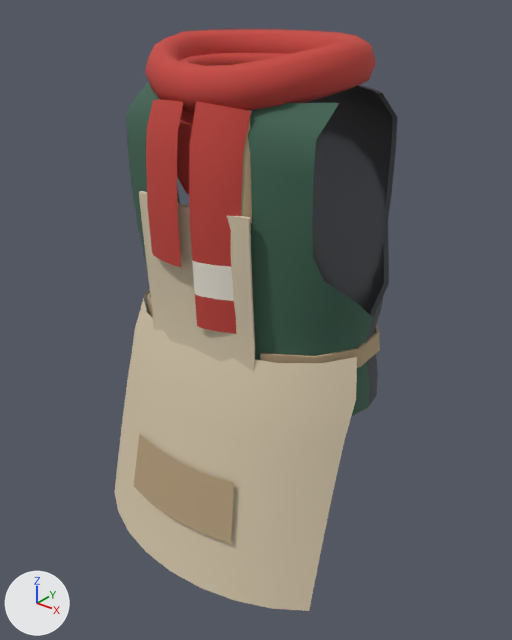
The glTF model games/la-petite-ligne-2/assets/commun/personnages/accessory.glb: old version first, new version second.
Both versions are drawn from a 50 mm lens placed at (0.642, -0.808, 1.464), pointed at (0.016, -0.027, 0.979). The lights are fixed; the arrows at lower left show +X, +Y and +Z. The picture after the commit comes second. Vertices at exactly the same position are counted once.

Script lines for the objects in view, before the commit:
```python
me_accessory_apron = bpy.data.meshes.new('accessory-apron')
me_accessory_apron.from_pydata(...)  # 433 vertices, 744 faces; spans x -0.22..0.22, y -0.227..0.167, z 0.6..1.356
me_accessory_apron.materials.append(mat_figurine)
me_accessory_neckerchief = bpy.data.meshes.new('accessory-neckerchief')
me_accessory_neckerchief.from_pydata(...)  # 224 vertices, 416 faces; spans x -0.119..0.119, y -0.136..0.11, z 1.2..1.36
me_accessory_neckerchief.materials.append(mat_figurine)
me_accessory_scarf = bpy.data.meshes.new('accessory-scarf')
me_accessory_scarf.from_pydata(...)  # 244 vertices, 480 faces; spans x -0.162..0.162, y -0.177..0.15, z 1.019..1.391
me_accessory_scarf.materials.append(mat_figurine)
me_accessory_vest = bpy.data.meshes.new('accessory-vest')
me_accessory_vest.from_pydata(...)  # 556 vertices, 964 faces; spans x -0.21..0.21, y -0.149..0.154, z 0.838..1.325
me_accessory_vest.materials.append(mat_figurine)
ob_accessory_apron = bpy.data.objects.new('accessory-apron', me_accessory_apron)
ob_accessory_apron.location = (0.0, 0.0, 0.0)
ob_accessory_neckerchief = bpy.data.objects.new('accessory-neckerchief', me_accessory_neckerchief)
ob_accessory_neckerchief.location = (0.0, 0.0, 0.0)
ob_accessory_scarf = bpy.data.objects.new('accessory-scarf', me_accessory_scarf)
ob_accessory_scarf.location = (0.0, 0.0, 0.0)
ob_accessory_vest = bpy.data.objects.new('accessory-vest', me_accessory_vest)
ob_accessory_vest.location = (0.0, 0.0, 0.0)
```
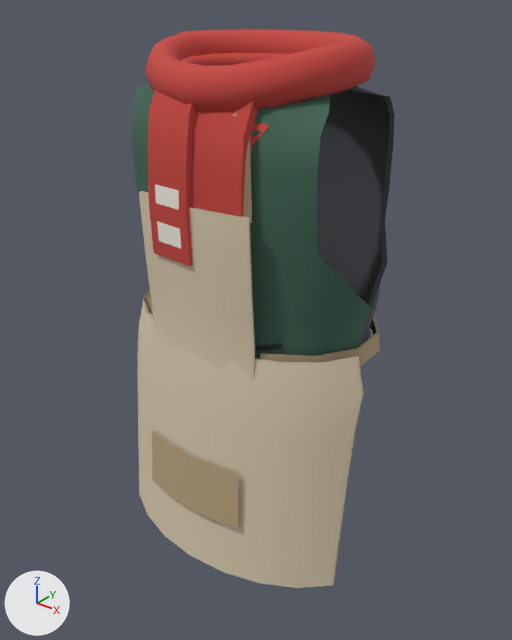
Boxes (x1, y1, x2, y2) around the edits, measured in the pictures (512 x 640 px; the box of a moved part takes in the faces that stretch with it):
'accessory-apron', reshaped (9% narrower, 7% shorter): before (115, 99, 380, 611); after (138, 113, 380, 588)
'accessory-vest', reshaped (15% shorter): before (126, 81, 397, 416); after (131, 84, 395, 367)
'accessory-scarf', reshaped: before (145, 29, 376, 334); after (145, 29, 376, 266)
part 1 of me_accessory_apron, added (mostly hidden): after (145, 291, 364, 584)
part 2 of me_accessory_apron, added (brown): after (152, 430, 239, 529)
part 3 of me_accessory_apron, moved or reshaped: before (115, 292, 357, 611); after (138, 292, 362, 588)
part 4 of me_accessory_scarf, rebuilt: before (189, 102, 251, 334); after (192, 101, 258, 217)
part 5 of me_accessory_scarf, rebuilt: before (146, 100, 183, 267); after (148, 89, 197, 266)
part 6 of me_accessory_vest, rebuilt (15% shorter): before (126, 81, 397, 416); after (131, 84, 395, 367)
part 7 of me_accessory_vest, added: after (255, 343, 282, 351)

Patch to the scene script:
```diff
--- a/games/la-petite-ligne-2/assets/commun/personnages/accessory.glb.py
+++ b/games/la-petite-ligne-2/assets/commun/personnages/accessory.glb.py
@@ me_accessory_apron @@
 # used by ob_accessory_apron; location = (0.0, 0.0, 0.0)
-me_accessory_apron.from_pydata(...)  # 433 vertices, 744 faces; spans x -0.22..0.22, y -0.227..0.167, z 0.6..1.356
+me_accessory_apron.from_pydata(...)  # 521 vertices, 888 faces; spans x -0.22..0.22, y -0.182..0.167, z 0.6..1.356
+# me_accessory_apron part 1: a new loose piece of 72 vertices spanning x -0.22..0.22, y -0.178..-0.033, z 0.6..0.983, in mat_figurine
+# me_accessory_apron part 2: a new loose piece of 15 vertices spanning x -0.094..0.094, y -0.181..-0.162, z 0.7..0.8, in mat_figurine
+# me_accessory_apron part 3: 72 vertices moved from x -0.22..0.22, y -0.227..-0.056, z 0.6..0.928 to x -0.22..0.22, y -0.182..-0.04, z 0.6..0.928; 15 vertices removed from x -0.107..0.107, y -0.215..-0.182, z 0.7..0.8
+# other edits to the shape of me_accessory_apron do not show in these pictures
 me_accessory_apron.materials.append(mat_figurine)
@@ me_accessory_scarf @@
 # used by ob_accessory_scarf; location = (0.0, 0.0, 0.0)
-me_accessory_scarf.from_pydata(...)  # 244 vertices, 480 faces; spans x -0.162..0.162, y -0.177..0.15, z 1.019..1.391
+me_accessory_scarf.from_pydata(...)  # 280 vertices, 500 faces; spans x -0.162..0.162, y -0.164..0.15, z 1.019..1.391
+# me_accessory_scarf part 4: the loose piece of 58 vertices spanning x 0.016..0.084, y -0.166..-0.12, z 1.019..1.324 is rebuilt with 76 vertices and now spans x 0.007..0.087, y -0.154..-0.092, z 1.019..1.338
+# me_accessory_scarf part 5: the loose piece of 58 vertices spanning x -0.067..0.004, y -0.177..-0.138, z 1.11..1.324 is rebuilt with 76 vertices and now spans x -0.067..0.012, y -0.164..-0.097, z 1.109..1.342
 me_accessory_scarf.materials.append(mat_figurine)
@@ me_accessory_vest @@
 # used by ob_accessory_vest; location = (0.0, 0.0, 0.0)
-me_accessory_vest.from_pydata(...)  # 556 vertices, 964 faces; spans x -0.21..0.21, y -0.149..0.154, z 0.838..1.325
+me_accessory_vest.from_pydata(...)  # 552 vertices, 908 faces; spans x -0.202..0.202, y -0.136..0.135, z 0.898..1.336
+# me_accessory_vest part 6: the loose piece of 432 vertices spanning x -0.21..0.21, y -0.142..0.143, z 0.838..1.325 is rebuilt with 404 vertices and now spans x -0.202..0.202, y -0.134..0.135, z 0.898..1.336
+# me_accessory_vest part 7: 10 vertices added at x 0.068..0.123, y -0.123..-0.102, z 0.981..1.004
+# other edits to the shape of me_accessory_vest do not show in these pictures
 me_accessory_vest.materials.append(mat_figurine)
```
